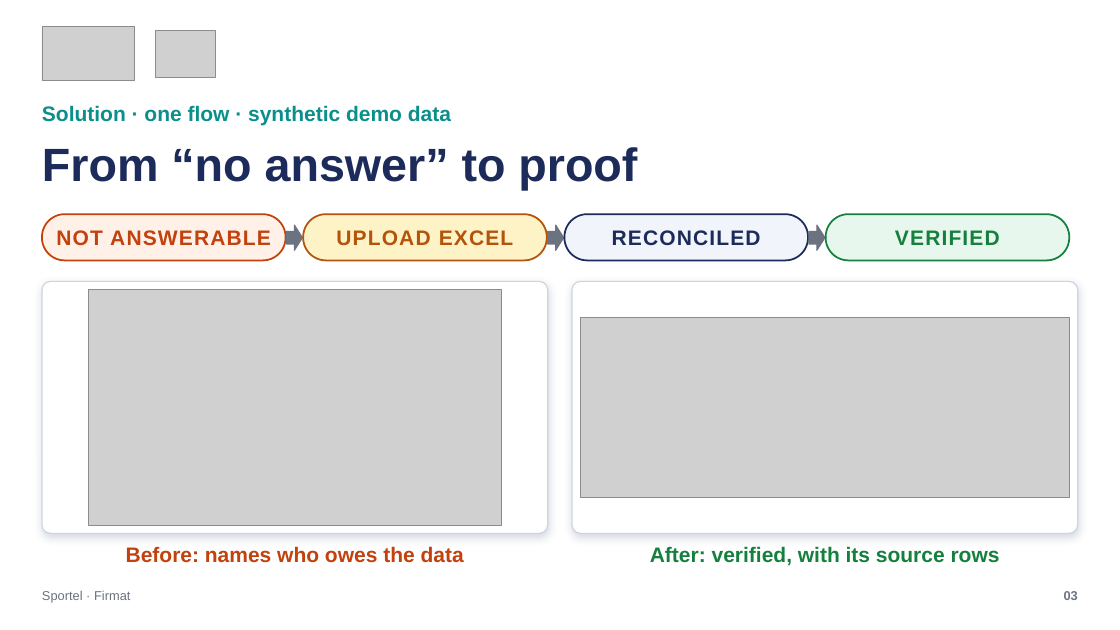
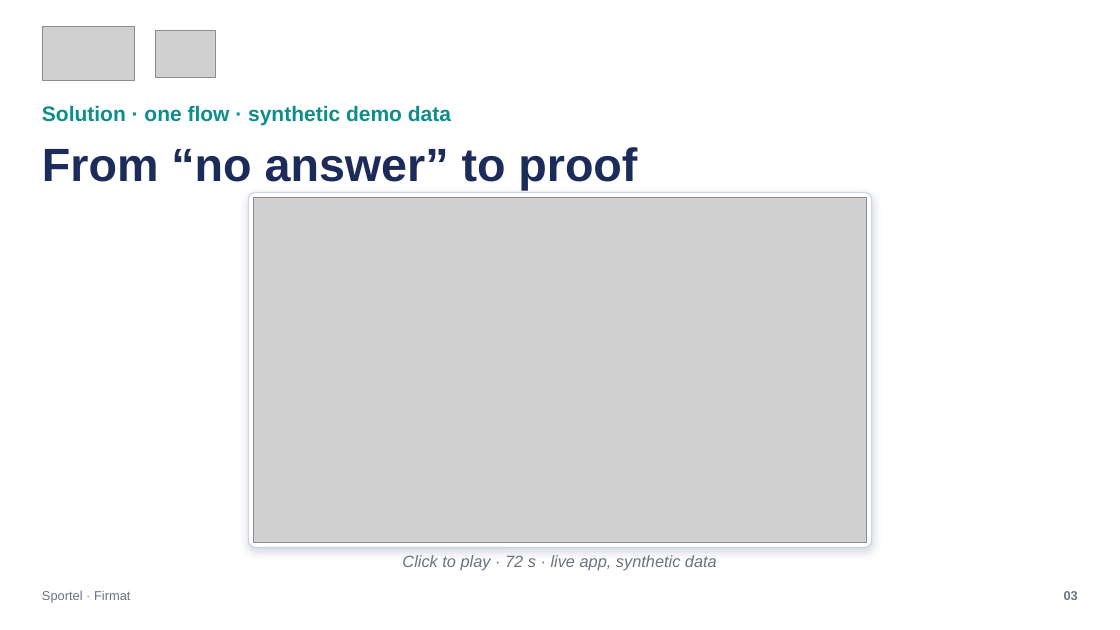
Before and after one commit to greisikertuka/sporteli, a slide deck: slide 3 of docs/pitch/final/Firmat_Final.pptx. Drawn at 1120x630 pixels with LibreOffice and Linux fonts; fonts in the diff are those of the drawing; grey boxes stand for pictures. Boxes give left, top, right and bottom in pixels: in the first picture for what was removed or moved away, otherwise in the second. Text is boxed around its words. In the diff, an @@ line names an element or a change of style, - is before the commit and + after.

```diff
--- a/docs/pitch/final/Firmat_Final.pptx
+++ b/docs/pitch/final/Firmat_Final.pptx
@@ rounded rectangle: place and size @@
-rounded rectangle at [572,281,1078,534]
+rounded rectangle at [249,192,872,548]
@@ rounded rectangle at [249,192,872,548]: proportions changed @@
@@ picture added at [254,197,867,543] @@
@@ rounded rectangle removed at [42,214,286,260] @@
@@ text removed at [56,230,271,246] @@
-NOT ANSWERABLE
@@ right arrow removed at [287,225,302,250] @@
@@ rounded rectangle removed at [303,214,547,260] @@
@@ text removed at [336,230,514,245] @@
-UPLOAD EXCEL
@@ right arrow removed at [548,225,564,250] @@
@@ rounded rectangle removed at [565,214,808,260] @@
@@ text removed at [612,230,761,245] @@
-RECONCILED
@@ right arrow removed at [809,225,825,250] @@
@@ rounded rectangle removed at [826,214,1070,260] @@
@@ text removed at [895,230,1000,245] @@
-VERIFIED
@@ rounded rectangle removed at [42,281,548,534] @@
@@ picture removed at [88,290,501,525] @@
@@ picture removed at [581,318,1070,497] @@
@@ text removed at [126,546,464,563] @@
-Before: names who owes the data
@@ text added at [402,555,717,570], 14 pt, text #6B7280, italic @@
+Click to play · 72 s · live app, synthetic data
@@ text removed at [650,546,1000,566] @@
-After: verified, with its source rows
```
Also in this commit, not shown: 6 other files.
